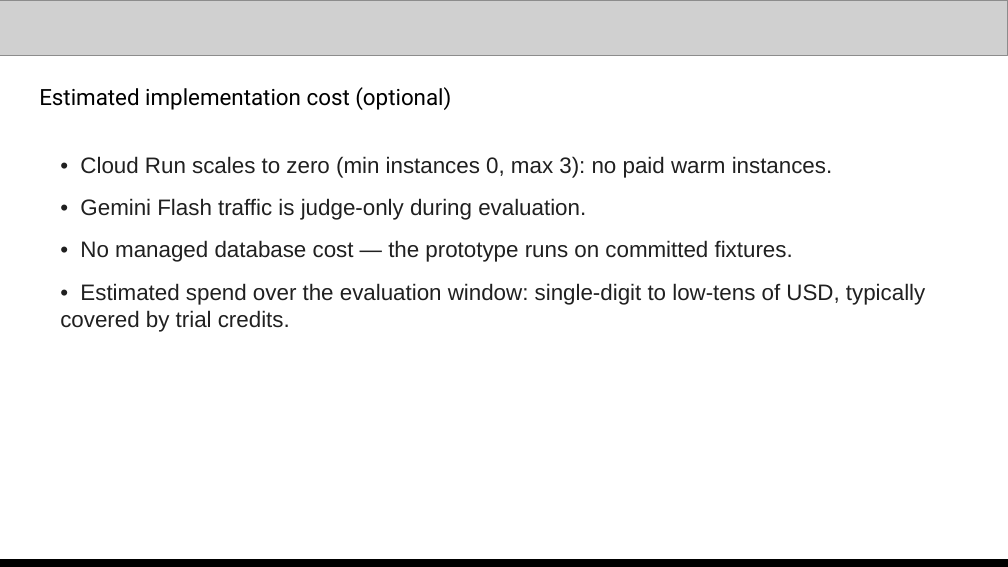
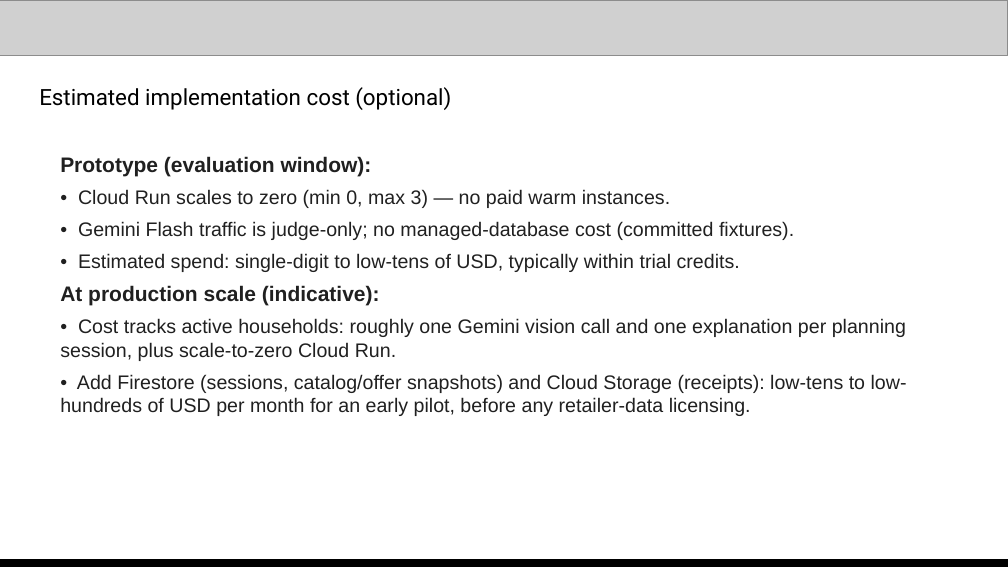
Before and after one commit to nyogendran/savvy-cart-ai, a slide deck: slide 10 of docs/submission/Savvy-Cart-AI-gTaprobane-Submission.pptx. Drawn at 1008x567 pixels with LibreOffice and Linux fonts; fonts in the diff are those of the drawing; grey boxes stand for pictures. Boxes give left, top, right and bottom in pixels: in the first picture for what was removed or moved away, otherwise in the second. Text is boxed around its words. In the diff, an @@ line names an element or a change of style, - is before the commit and + after.

```diff
--- a/docs/submission/Savvy-Cart-AI-gTaprobane-Submission.pptx
+++ b/docs/submission/Savvy-Cart-AI-gTaprobane-Submission.pptx
@@ text at <box>60,156,907,416</box>: text changed; size 16 to 14 pt @@
-• Cloud Run scales to zero (min instances 0, max 3): no paid warm instances.
-• Gemini Flash traffic is judge-only during evaluation.
-• No managed database cost — the prototype runs on committed fixtures.
-• Estimated spend over the evaluation window: single-digit to low-tens of USD, typically covered by trial credits.
+Prototype (evaluation window):
+• Cloud Run scales to zero (min 0, max 3) — no paid warm instances.
+• Gemini Flash traffic is judge-only; no managed-database cost (committed fixtures).
+• Estimated spend: single-digit to low-tens of USD, typically within trial credits.
+At production scale (indicative):
+• Cost tracks active households: roughly one Gemini vision call and one explanation per planning session, plus scale-to-zero Cloud Run.
+• Add Firestore (sessions, catalog/offer snapshots) and Cloud Storage (receipts): low-tens to low-hundreds of USD per month for an early pilot, before any retailer-data licensing.
```
Also in this commit, not shown: 9 other slides changed, 1 other file.
